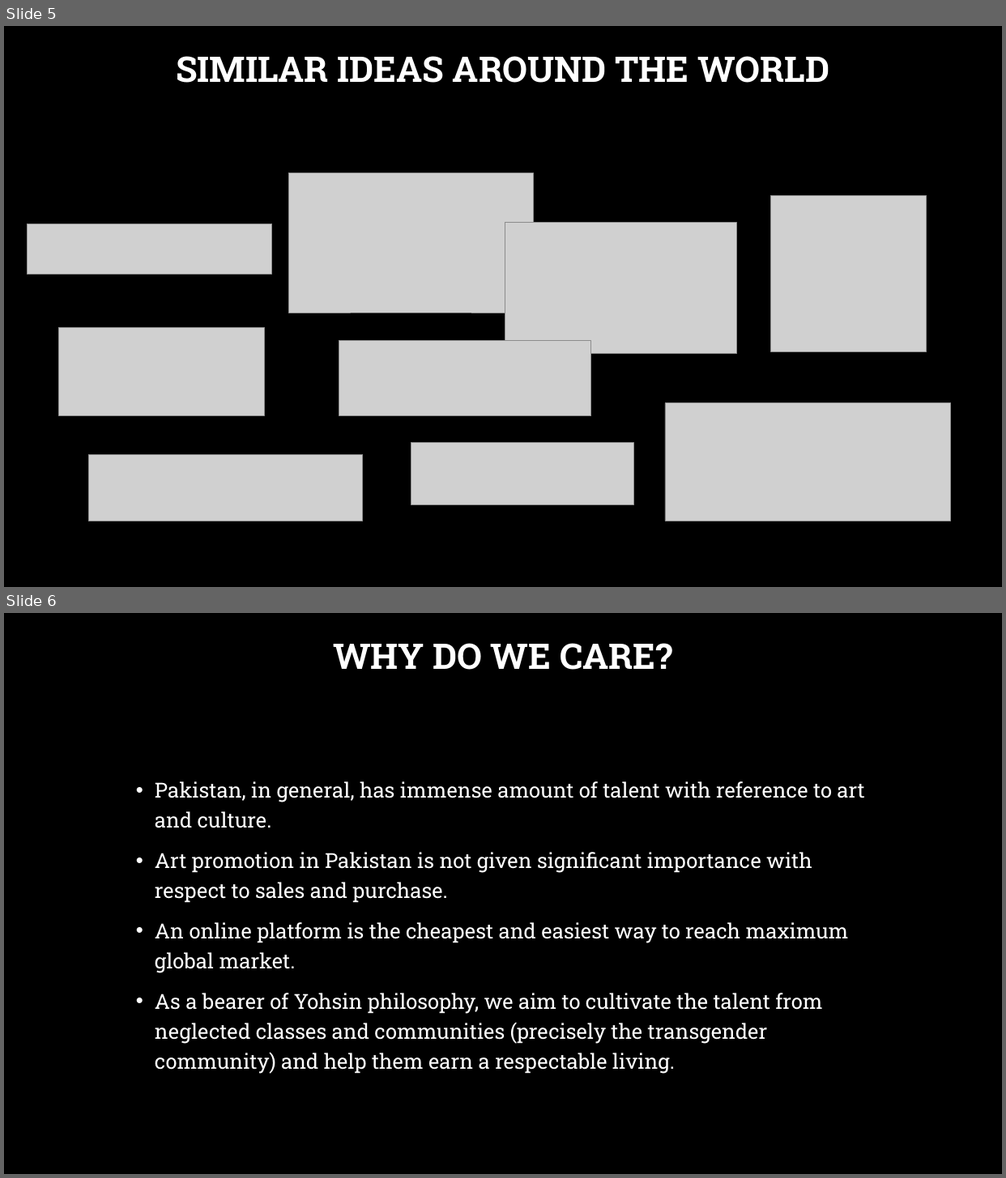
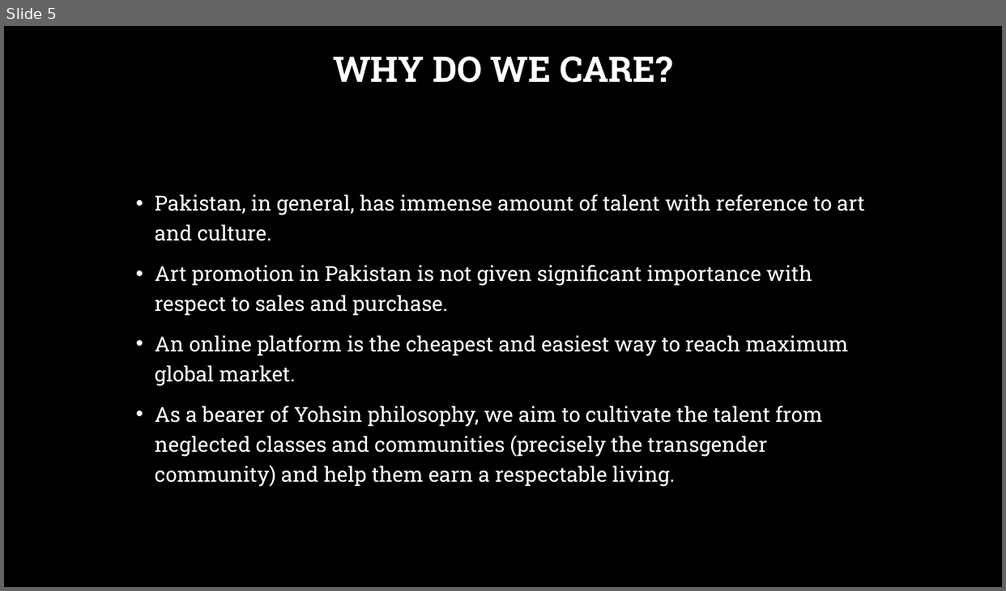
Before and after one commit to aimanahmedmoin1997/FinalYearProject, a slide deck: Kaavish Evaluation I/Evaluation I.pptx. Shown one above the other, each under a label of ours: slides 5 and 6 before the commit, slide 5 after it. The pictures are 1006x1178 and 1006x591 pixels, drawn with LibreOffice and Linux fonts; fonts in the diff are those of the drawing; grey boxes stand for pictures; background and template pictures are left out. Boxes give left, top, right and bottom in pixels: in the first picture for what was removed or moved away, otherwise in the second. Text is boxed around its words. In the diff, an @@ line names an element or a change of style, - is before the commit and + after.

```diff
--- a/Kaavish Evaluation I/Evaluation I.pptx
+++ b/Kaavish Evaluation I/Evaluation I.pptx
@@ slide 5 removed at <box>4,26,1002,587</box>, background picture (left out) @@
@@ text removed at <box>176,56,829,83</box> @@
-SIMILAR IDEAS AROUND THE WORLD
@@ picture removed at <box>288,173,533,314</box> @@
@@ picture removed at <box>770,196,927,352</box> @@
@@ picture removed at <box>27,224,272,274</box> @@
@@ picture removed at <box>505,223,737,354</box> @@
@@ picture removed at <box>58,327,265,416</box> @@
@@ picture removed at <box>339,340,592,416</box> @@
@@ picture removed at <box>665,403,950,521</box> @@
@@ picture removed at <box>88,455,363,522</box> @@
@@ picture removed at <box>411,443,634,505</box> @@
@@ what was slide 6 is now slide 5 @@
```
Also in this commit, not shown: 5 slides changed, 1 other file.
